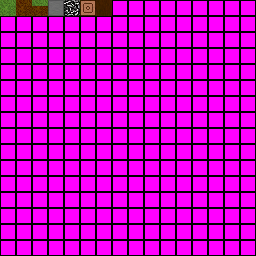
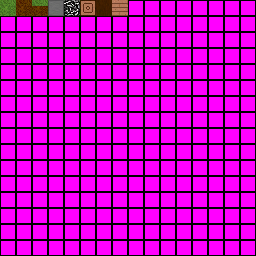
Two versions of the same layered image (w=256, h=256). Layer-by-layer changes:
added layer "Layer #3" above "Layer #2" over (x1=112, y1=0, x2=128, y2=16)
added layer "Layer #2" above "Layer #1" over (x1=112, y1=0, x2=128, y2=16)
